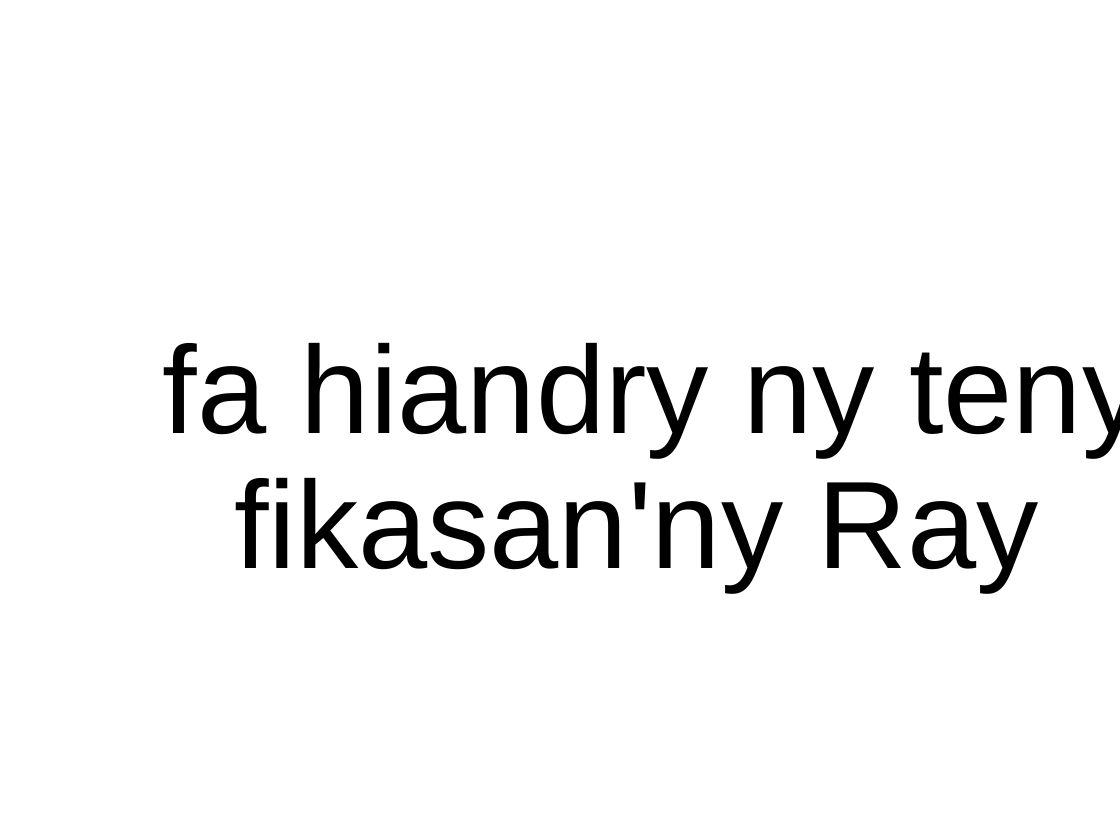
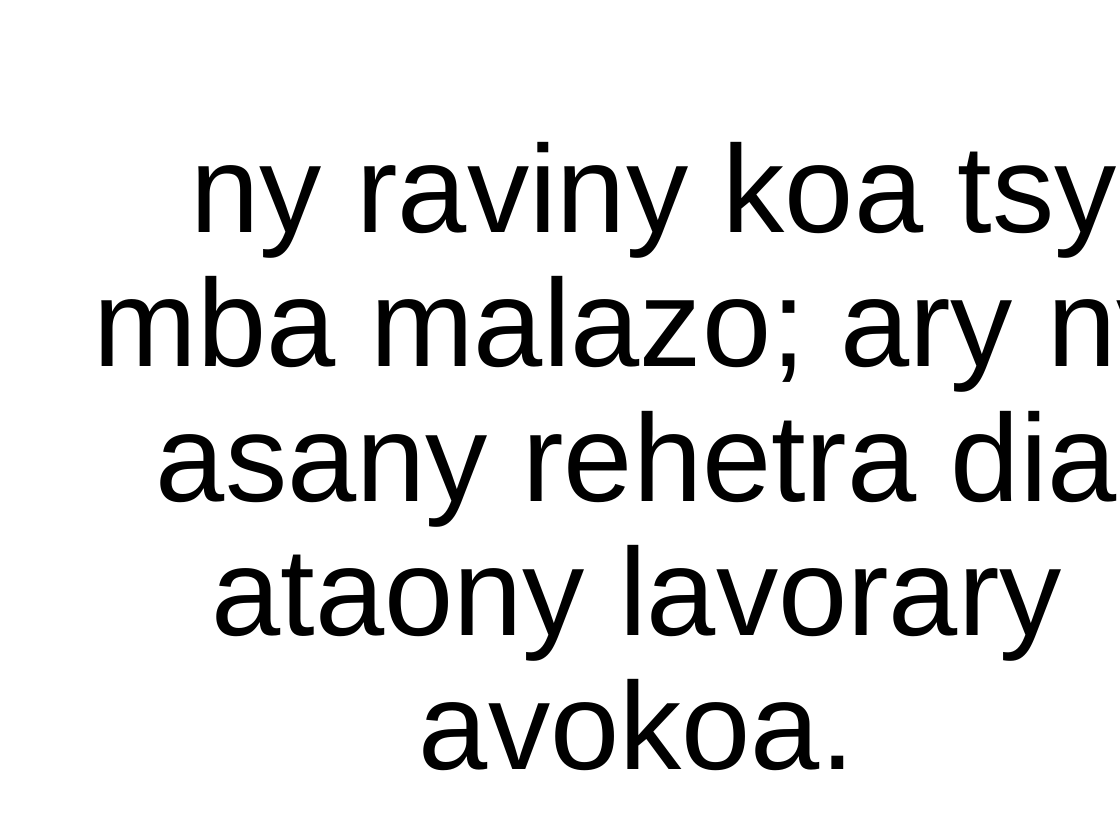
Before and after one commit to tsioryrovantsoa/baiboly-to-powerpoint, a slide deck: slide 8 of test.pptx. Drawn at 1120x840 pixels with LibreOffice and Linux fonts; fonts in the diff are those of the drawing; background and template pictures are left out. Boxes give left, top, right and bottom in pixels: in the first picture for what was removed or moved away, otherwise in the second. Text is boxed around its words. In the diff, an @@ line names an element or a change of style, - is before the commit and + after.

```diff
--- a/test.pptx
+++ b/test.pptx
@@ title at (x1=94, y1=141, x2=1120, y2=771): text changed @@
-fa hiandry ny teny fikasan'ny Ray
+ny raviny koa tsy mba malazo; ary ny asany rehetra dia ataony lavorary avokoa.
```
Also in this commit, not shown: 6 other slides changed, 4 slides added, 5 slides removed, 3 other files.
